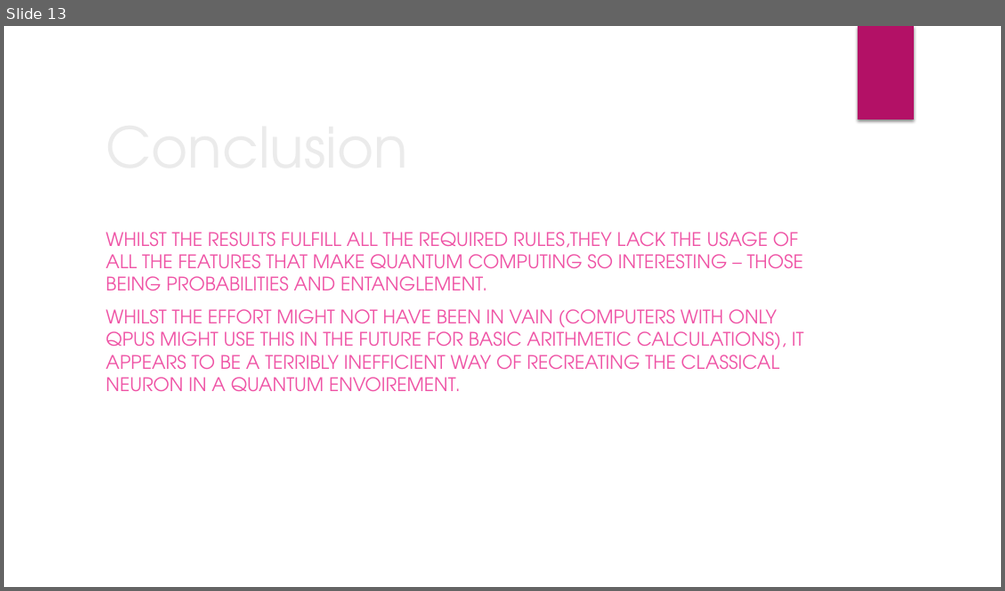
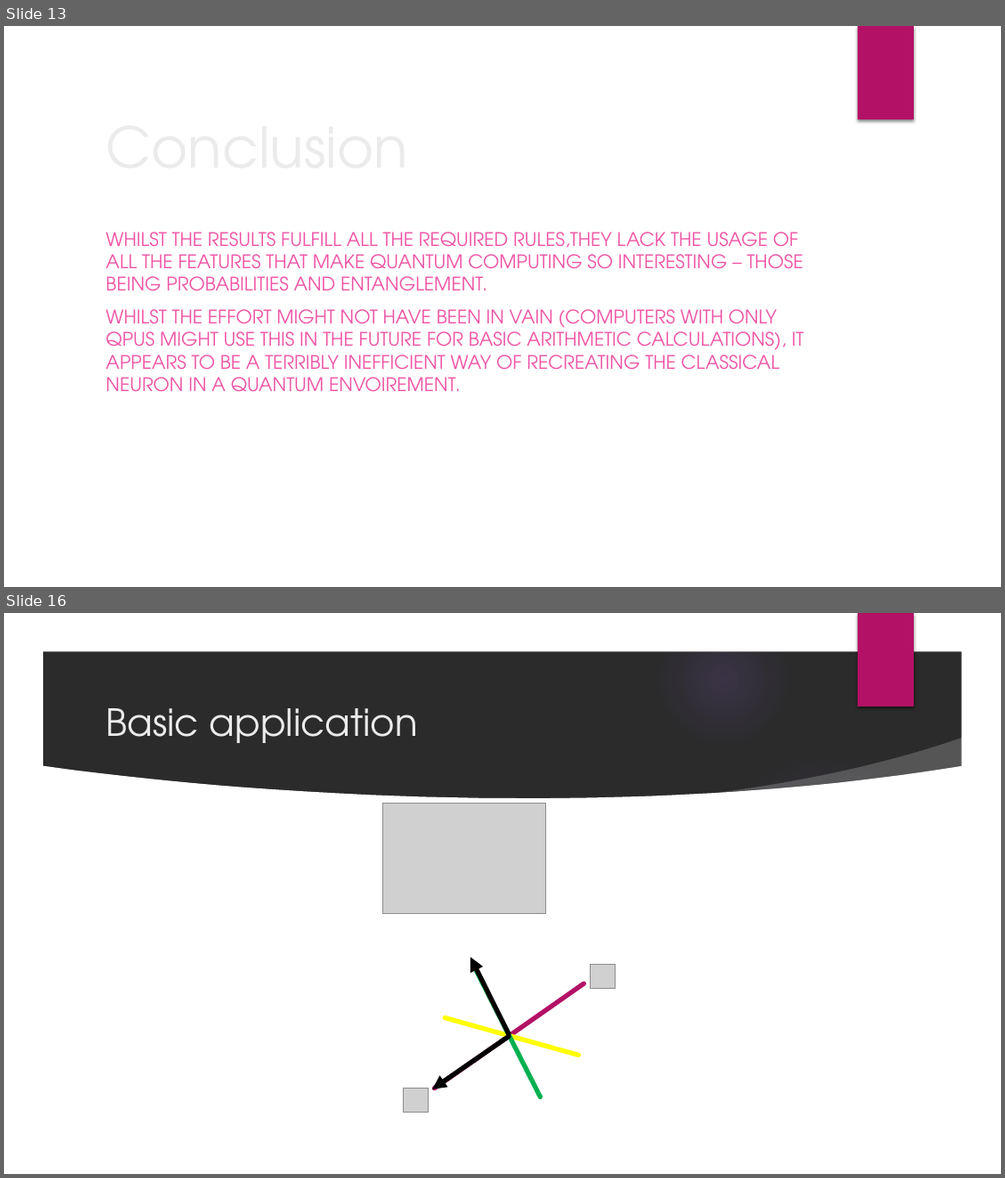
Before and after one commit to RicardoMonteiroSimoes/ZHAW_PAHS212, a slide deck: documentation/presentation.pptx. Shown one above the other, each under a label of ours: slide 13 before the commit, slides 13 and 16 after it; the slides between them are not shown. The pictures are 1005x591 and 1005x1178 pixels, drawn with LibreOffice and Linux fonts; fonts in the diff are those of the drawing; grey boxes stand for pictures; background and template pictures are left out; a plain dark background stands for a picture behind light text. Boxes give left, top, right and bottom in pixels: in the first picture for what was removed or moved away, otherwise in the second. Text is boxed around its words. In the diff, an @@ line names an element or a change of style, - is before the commit and + after.

```diff
--- a/documentation/presentation.pptx
+++ b/documentation/presentation.pptx
@@ slide 16 added at (x1=4, y1=613, x2=1001, y2=1174), background picture (left out); not listed: 1 template element that a slide beside it also shows @@
@@ group added at (x1=4, y1=613, x2=1001, y2=1174): 5 ellipses, 3 freeform shapes @@
@@ title added at (x1=105, y1=708, x2=418, y2=743), 36 pt, text #EBEBEB @@
+Basic application
@@ picture added at (x1=383, y1=803, x2=545, y2=913) @@
@@ arrow added from (509, 1034) to (470, 957), #000000 4.5 pt @@
@@ line added from (435, 1088) to (583, 983), #B31166 4.5 pt @@
@@ line added from (540, 1097) to (473, 964), #00B050 4.5 pt @@
@@ picture added at (x1=591, y1=965, x2=615, y2=989) @@
@@ arrow added from (509, 1037) to (432, 1089), #000000 4.5 pt @@
@@ line added from (445, 1018) to (578, 1055), #FFFF00 4.5 pt @@
@@ picture added at (x1=403, y1=1088, x2=428, y2=1111) @@
```
Also in this commit, not shown: 20 other slides added, 5 other files.
